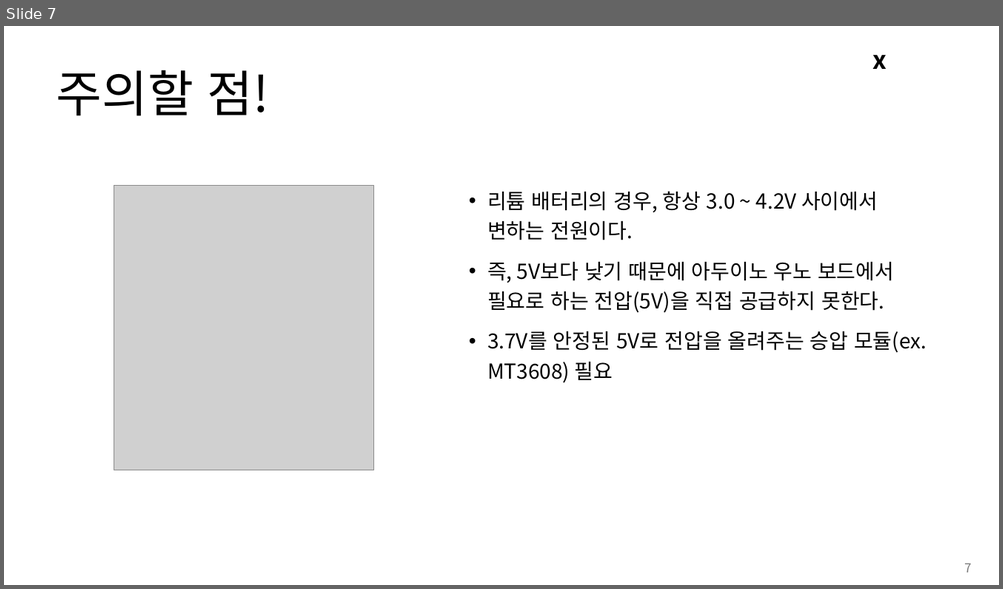
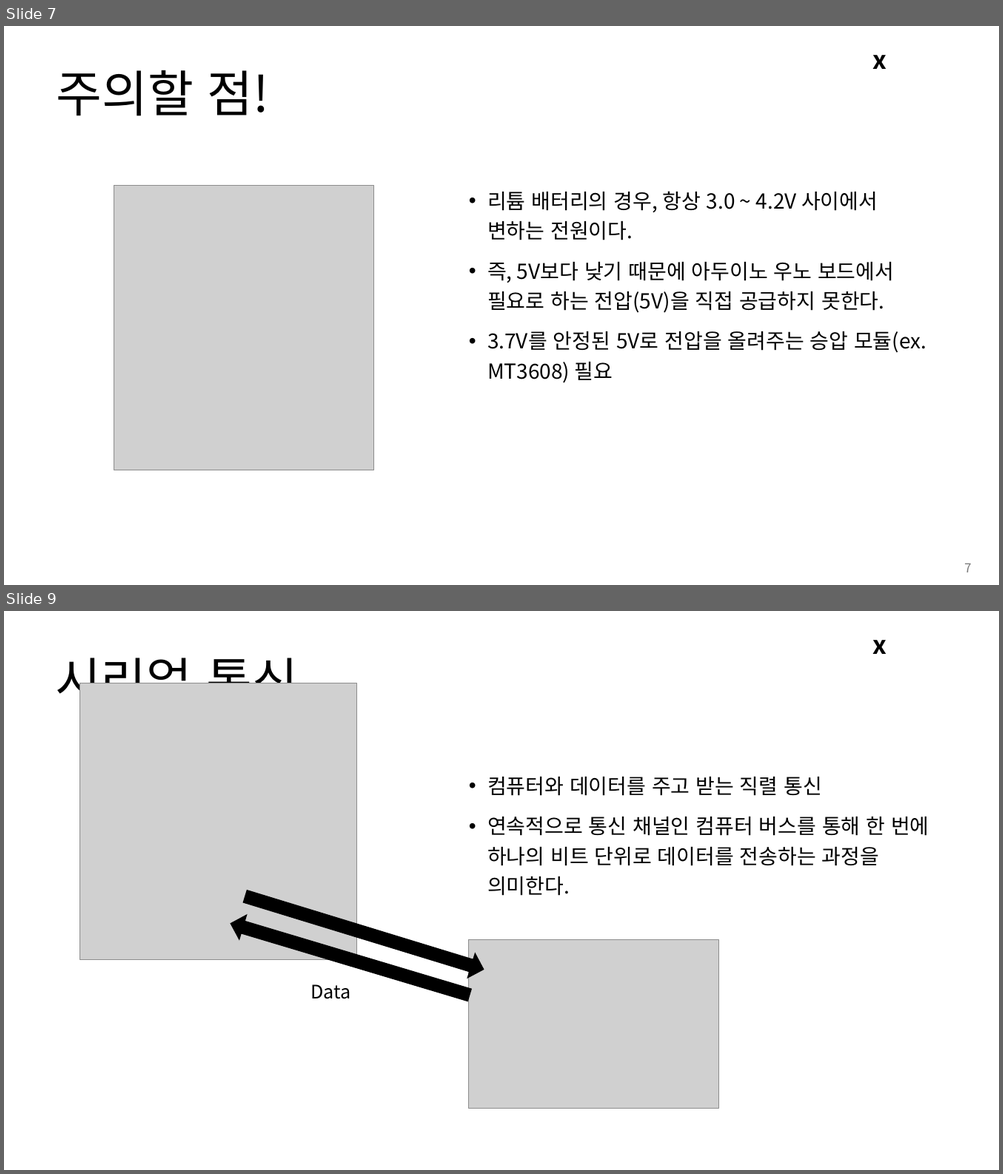
Before and after one commit to Leader-Lesson/KDT_RE_3rd, a slide deck: material/Arduino/05_태양광패널.pptx. Shown one above the other, each under a label of ours: slide 7 before the commit, slides 7 and 9 after it; the slides between them are not shown. The pictures are 1003x589 and 1003x1174 pixels, drawn with LibreOffice and Linux fonts; fonts in the diff are those of the drawing; grey boxes stand for pictures; background and template pictures are left out. Boxes give left, top, right and bottom in pixels: in the first picture for what was removed or moved away, otherwise in the second. Text is boxed around its words. In the diff, an @@ line names an element or a change of style, - is before the commit and + after.

```diff
--- a/material/Arduino/05_태양광패널.pptx
+++ b/material/Arduino/05_태양광패널.pptx
@@ slide 9 added at <box>4,611,999,1170</box>, background #FFFFFF; not listed: 1 template element that a slide beside it also shows @@
@@ title added at <box>55,649,298,712</box>, 48 pt, text #000000 @@
+시리얼 통신
@@ picture added at <box>80,684,357,960</box> @@
@@ text added at <box>487,776,929,896</box>, 20 pt, text #000000 @@
+• 컴퓨터와 데이터를 주고 받는 직렬 통신
+• 연속적으로 통신 채널인 컴퓨터 버스를 통해 한 번에 하나의 비트 단위로 데이터를 전송하는 과정을 의미한다.
@@ right arrow added at <box>242,885,487,982</box>, fill #000000, outline #000000 1 pt @@
@@ right arrow added at <box>227,911,473,1008</box>, fill #000000, outline #000000 1 pt @@
@@ picture added at <box>469,940,719,1109</box> @@
@@ text added at <box>310,985,350,999</box>, 18 pt, text #000000 @@
+Data
```
Also in this commit, not shown: 2 slides changed, 47 other slides added, 5 slides removed, 10 other files.
